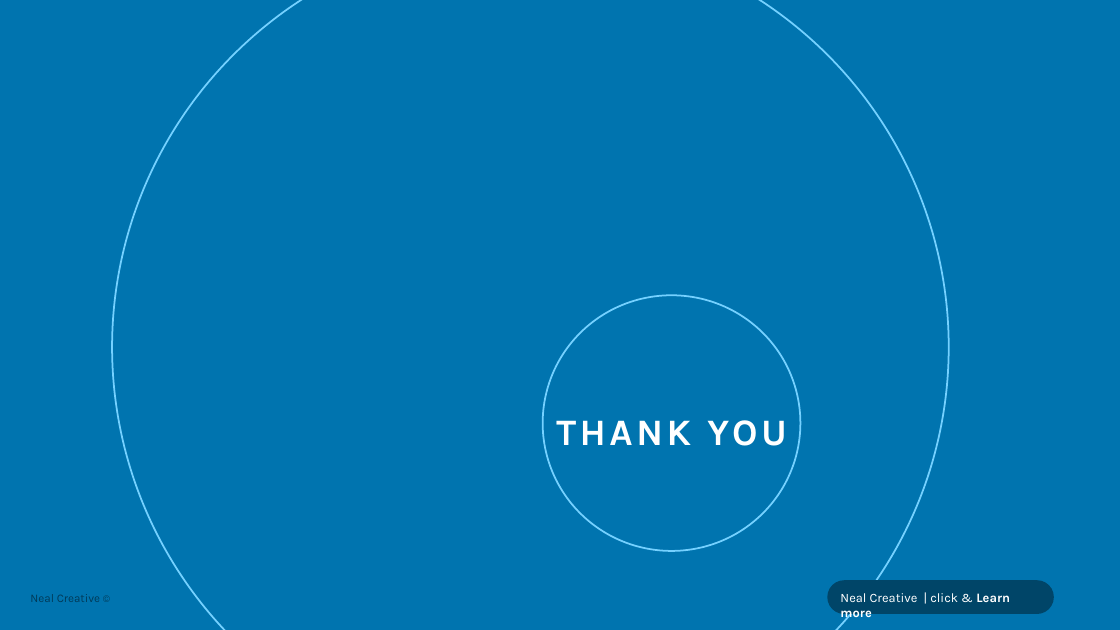
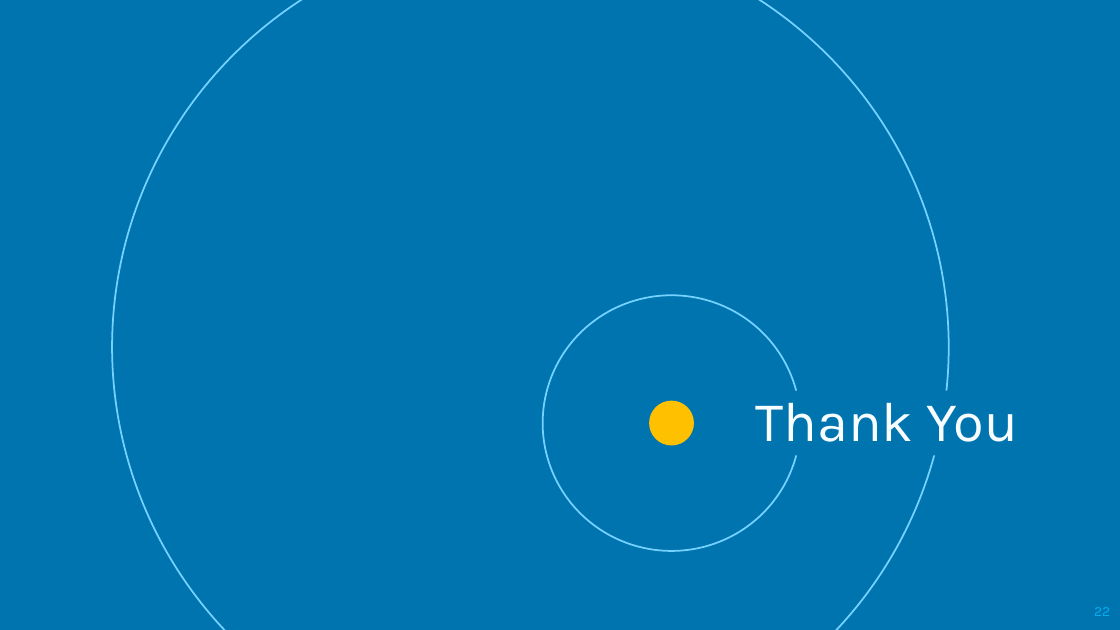
Before and after one commit to BhaviD/Handwritten_Mathematical_Expression_Recognition, a slide deck: slide 22 of Handwritten_Mathematical_Expression_Recognition_(Final_Report).pptx (slide 19 before the commit). Drawn at 1120x630 pixels with LibreOffice and Linux fonts; fonts in the diff are those of the drawing. Boxes give left, top, right and bottom in pixels: in the first picture for what was removed or moved away, otherwise in the second. Text is boxed around its words. In the diff, an @@ line names an element or a change of style, - is before the commit and + after.

Commit message:
Updating the final presentation file

```diff
--- a/Handwritten_Mathematical_Expression_Recognition_(Final_Report).pptx
+++ b/Handwritten_Mathematical_Expression_Recognition_(Final_Report).pptx
@@ ellipse removed at [112,0,949,630] @@
@@ ellipse added at [112,0,949,630], outline #75D1FF 1.5 pt @@
@@ ellipse removed at [543,295,801,550] @@
@@ ellipse added at [543,295,801,550], outline #75D1FF 1.5 pt @@
@@ freeform shape added at [649,401,694,445], fill #FFC000 @@
@@ text at [756,390,1019,442]: text changed; size 32 to 48 pt; text colour #FFFFFF to gradient #F8FDFF to #FFFFFF; bold off @@
-THANK YOU
+Thank You
@@ text removed at [30,594,100,602] @@
-Neal Creative ©
@@ rounded rectangle removed at [828,581,1054,614] @@
-Neal Creative | click & Learn more
@@ page number added at [1094,607,1110,616], 12 pt, text #00B0F0 @@
+22
```
Also in this commit, not shown: 1 other slide changed, 3 slides added.
